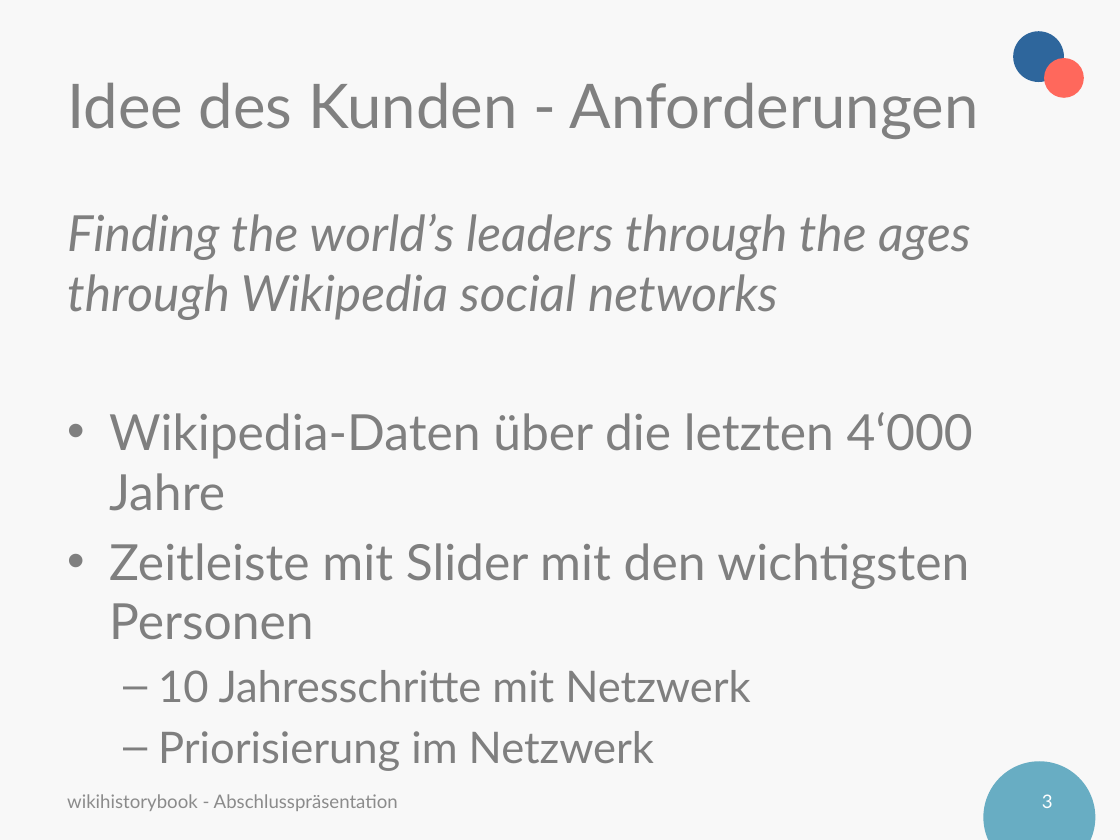
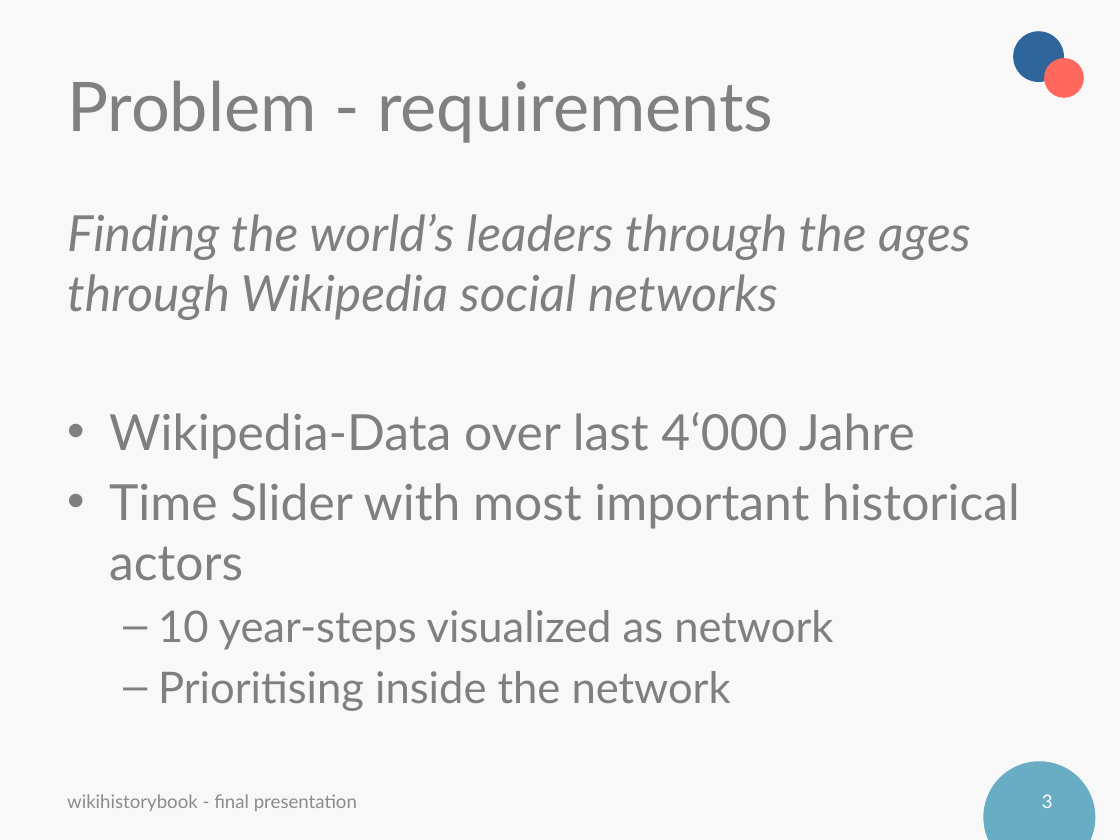
Before and after one commit to fluehmann/wikihistorybook, a slide deck: slide 3 of administration/Sprint presentations/Präsentation_Abschluss_wiki.pptx. Drawn at 1120x840 pixels with LibreOffice and Linux fonts; fonts in the diff are those of the drawing; background and template pictures are left out. Boxes give left, top, right and bottom in pixels: in the first picture for what was removed or moved away, otherwise in the second. Text is boxed around its words. In the diff, an @@ line names an element or a change of style, - is before the commit and + after.

```diff
--- a/administration/Sprint presentations/Präsentation_Abschluss_wiki.pptx
+++ b/administration/Sprint presentations/Präsentation_Abschluss_wiki.pptx
@@ title at (67,80,773,143): text changed; size 39.6 to 44 pt @@
-Idee des Kunden - Anforderungen
+Problem - requirements
@@ text at (109,412,1020,711): text changed @@
-• Wikipedia-Daten über die letzten 4‘000 Jahre
-• Zeitleiste mit Slider mit den wichtigsten Personen
-  – 10 Jahresschritte mit Netzwerk
-  – Priorisierung im Netzwerk
+• Wikipedia-Data over last 4‘000 Jahre
+• Time Slider with most important historical actors
+  – 10 year-steps visualized as network
+  – Prioritising inside the network
@@ text at (67,794,357,811): text changed @@
-wikihistorybook - Abschlusspräsentation
+wikihistorybook - final presentation
```
Also in this commit, not shown: 14 other slides changed.
